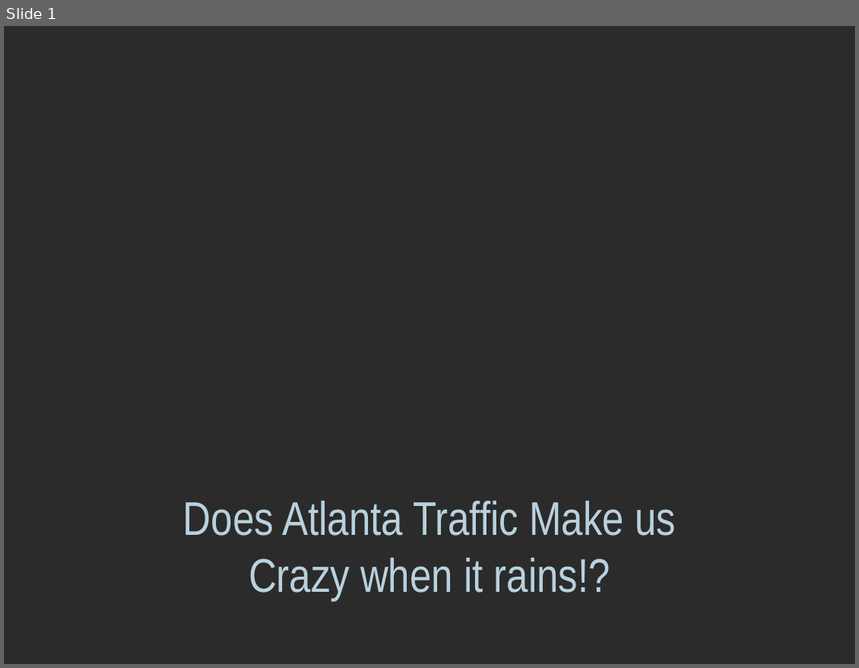
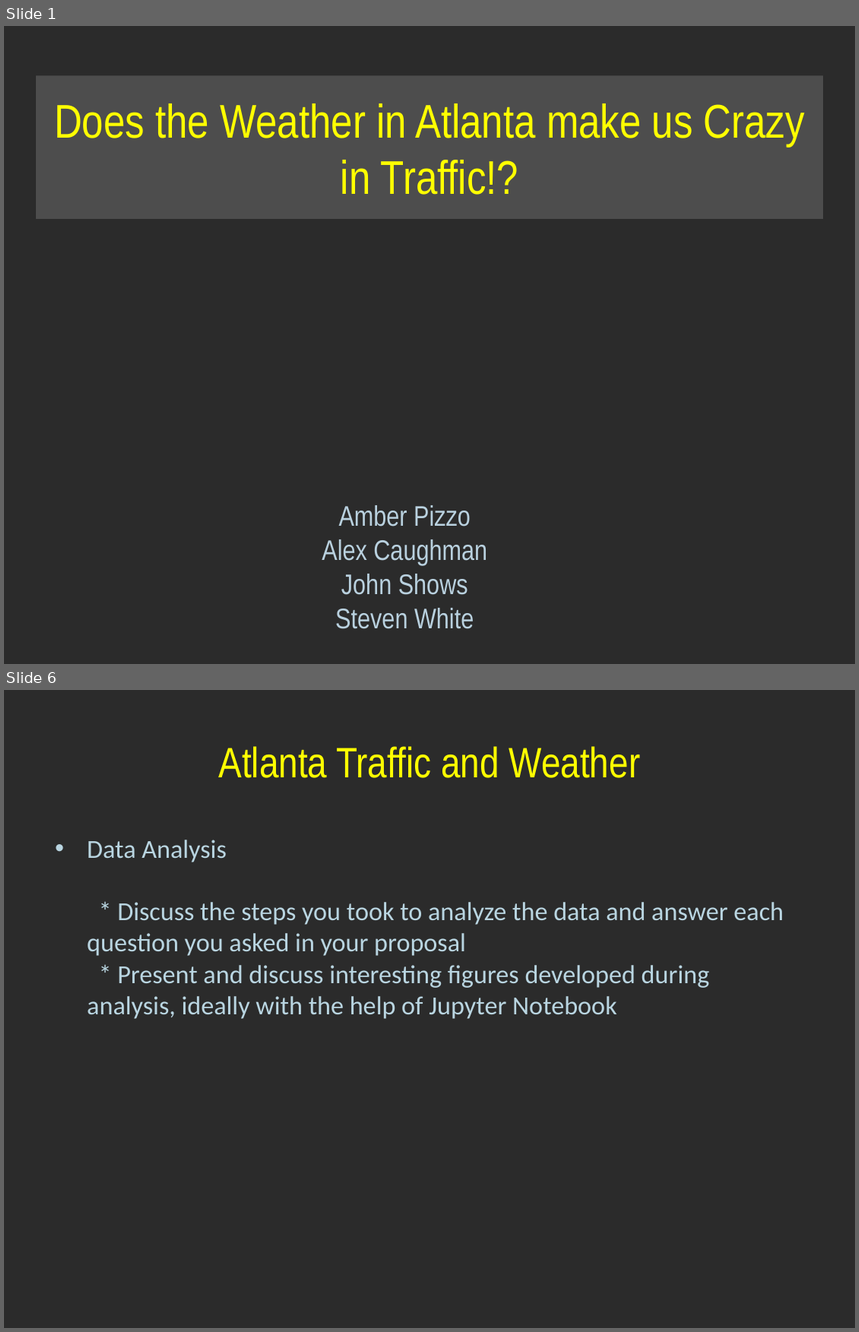
Before and after one commit to alexcaughman/iteration_station, a slide deck: Atlanta Traffic PPT.pptx. Shown one above the other, each under a label of ours: slide 1 before the commit, slides 1 and 6 after it; the slides between them are not shown. The pictures are 859x668 and 859x1332 pixels, drawn with LibreOffice and Linux fonts; fonts in the diff are those of the drawing; background and template pictures are left out; a plain dark background stands for a picture behind light text. Boxes give left, top, right and bottom in pixels: in the first picture for what was removed or moved away, otherwise in the second. Text is boxed around its words. In the diff, an @@ line names an element or a change of style, - is before the commit and + after.

```diff
--- a/Atlanta Traffic PPT.pptx
+++ b/Atlanta Traffic PPT.pptx
@@ slide 6 added at [4,690,855,1328], background picture (left out) @@
@@ title added at [218,746,641,778], 36 pt, text #FFFF00 @@
+Atlanta Traffic and Weather
@@ text added at [87,840,784,1019], 22 pt, text #B9D5E1 @@
+• Data Analysis
+  * Discuss the steps you took to analyze the data and answer each question you asked in your proposal
+  * Present and discuss interesting figures developed during analysis, ideally with the help of Jupyter Notebook
@@ slide 1 changed as well @@
@@ title "Does the Weather in Atlanta ...": place and size @@
-title "Does the Weather in Atlanta ..." at [183,501,676,601]
+title "Does the Weather in Atlanta ..." at [37,75,824,218]
@@ title "Does the Weather in Atlanta ..." at [37,75,824,218]: fill none to #7A7A7A at 44% opacity @@
@@ title at [54,104,805,195]: text changed; text colour #B9D1DF to #FFFF00 @@
-Does Atlanta Traffic Make us Crazy when it rains!?
+Does the Weather in Atlanta make us Crazy in Traffic!?
@@ text added at [322,506,487,629], 24 pt, text #B9D1DF @@
+Amber Pizzo
+Alex Caughman
+John Shows
+Steven White
```
Also in this commit, not shown: 8 other slides added, 1 slide removed, 1 other file.
